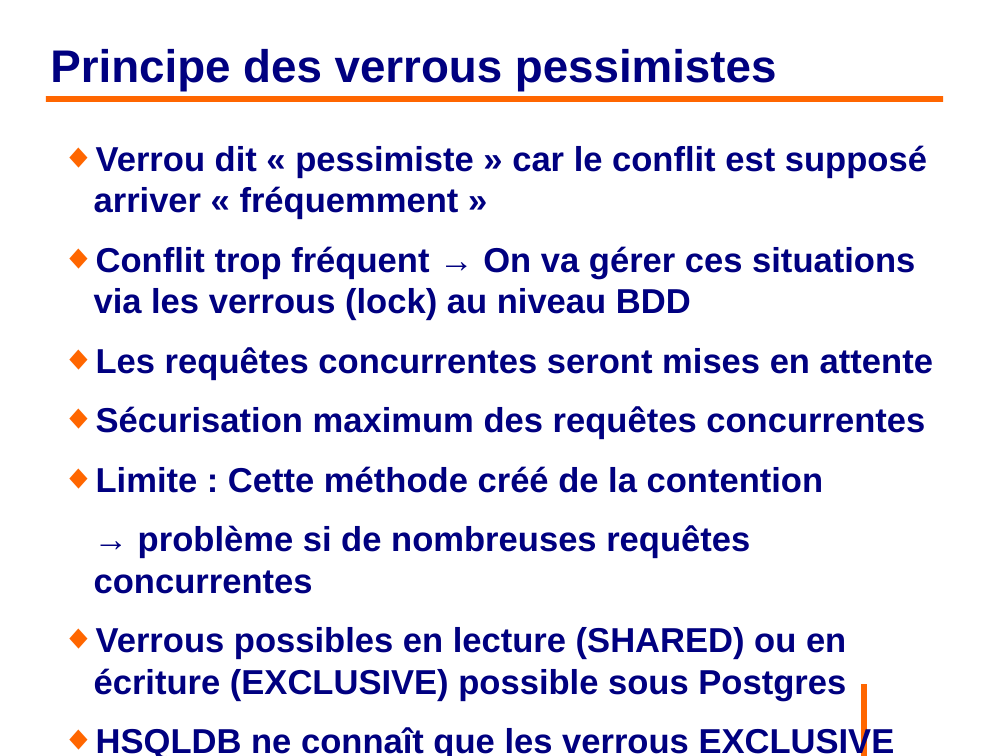
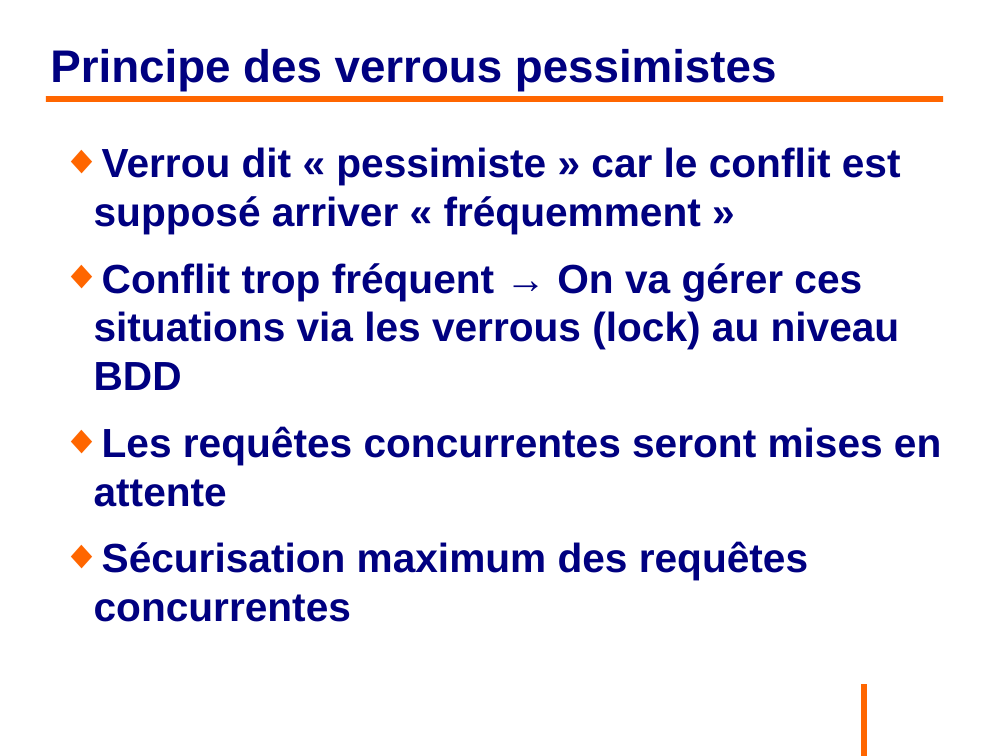
Before and after one commit to philphils/formation-hibernate-avancee, a slide deck: slide 107 of Documentation/diapo_formation_hibernate_avancee.odp. Drawn at 1008x756 pixels with LibreOffice and Linux fonts; fonts in the diff are those of the drawing; background and template pictures are left out. Boxes give left, top, right and bottom in pixels: in the first picture for what was removed or moved away, otherwise in the second. Text is boxed around its words. In the diff, an @@ line names an element or a change of style, - is before the commit and + after.

```diff
--- a/Documentation/diapo_formation_hibernate_avancee.odp
+++ b/Documentation/diapo_formation_hibernate_avancee.odp
@@ text "Verrou dit « pessimiste » ..." at box(94, 147, 941, 622): size 27.2 to 32 pt @@
@@ text at box(94, 466, 895, 756): paragraphs removed @@
-◆ Limite : Cette méthode créé de la contention
-→ problème si de nombreuses requêtes concurrentes
-◆ Verrous possibles en lecture (SHARED) ou en écriture (EXCLUSIVE) possible sous Postgres
-◆ HSQLDB ne connaît que les verrous EXCLUSIVE
```
Also in this commit, not shown: 3 other slides changed, 2 slides added.
